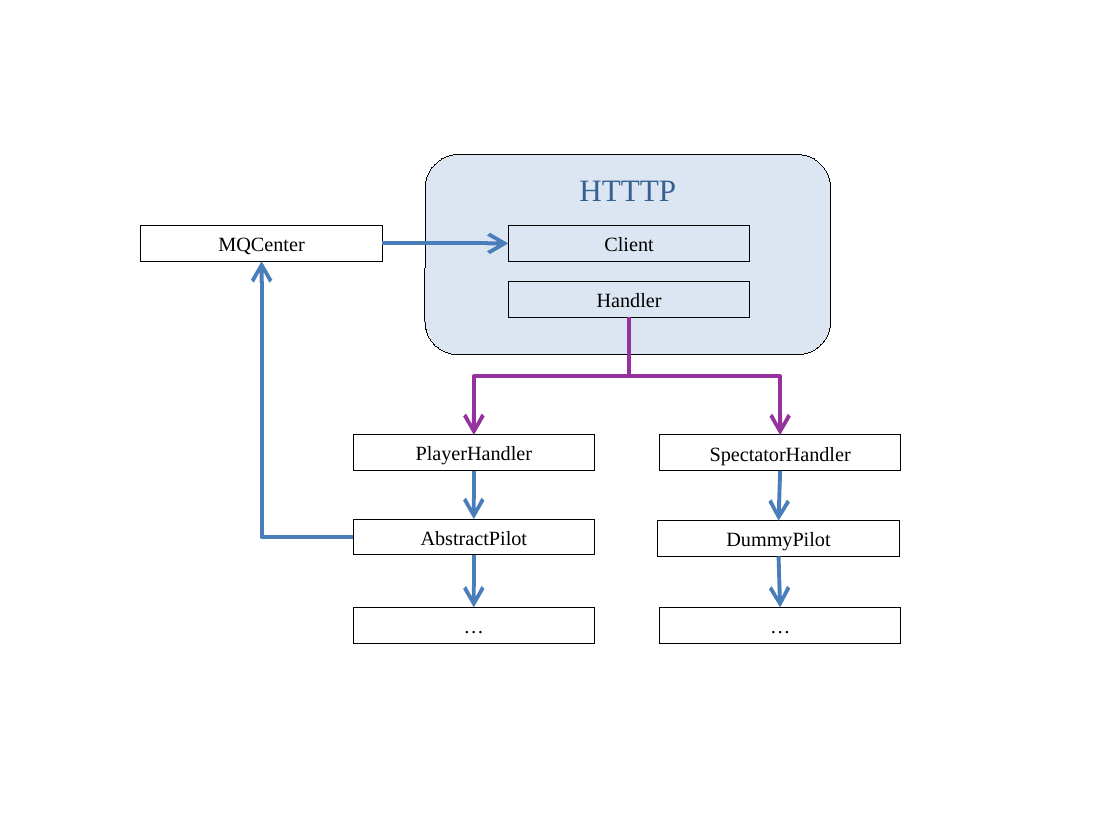
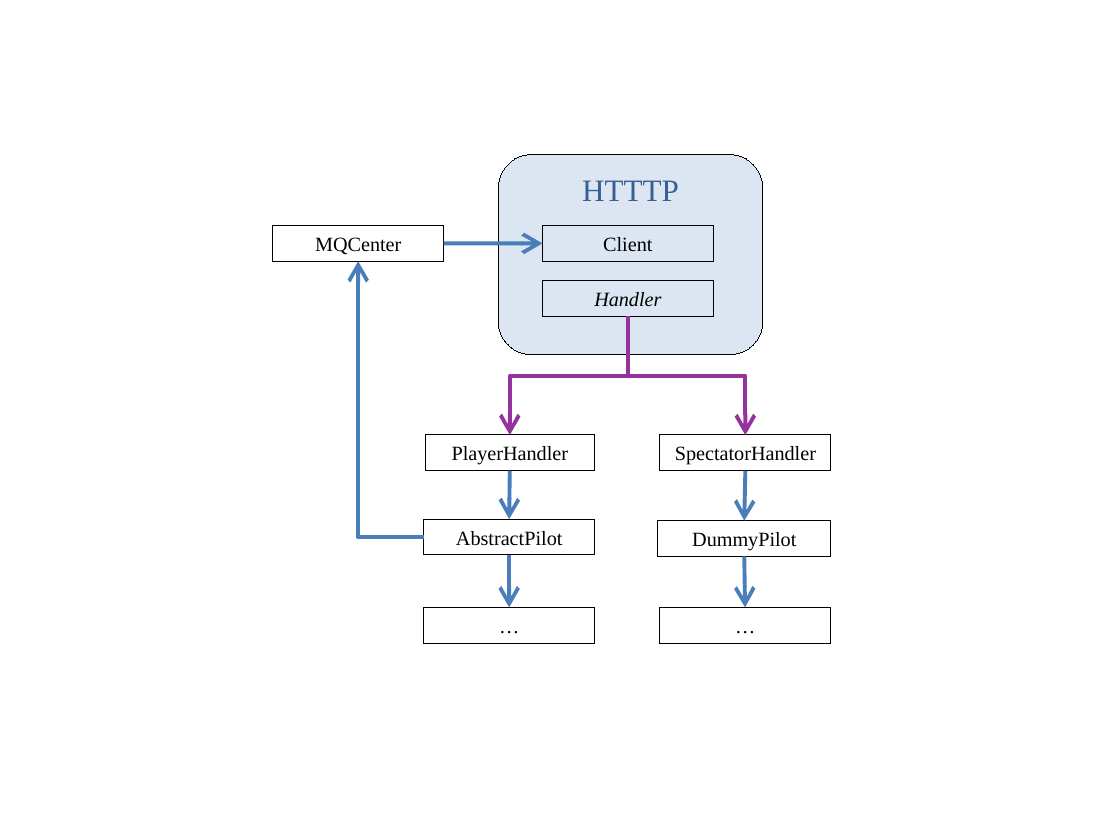
Before and after one commit to toonn/SilverSurfer, a slide deck: slide 5 of SilverSurferVerslag/Verslag demo 5/Klassendiagramma.pptx. Drawn at 1120x840 pixels with LibreOffice and Linux fonts; fonts in the diff are those of the drawing. Boxes give left, top, right and bottom in pixels: in the first picture for what was removed or moved away, otherwise in the second. Text is boxed around its words. In the diff, an @@ line names an element or a change of style, - is before the commit and + after.

```diff
--- a/SilverSurferVerslag/Verslag demo 5/Klassendiagramma.pptx
+++ b/SilverSurferVerslag/Verslag demo 5/Klassendiagramma.pptx
@@ rounded rectangle "HTTTP": place and size @@
-rounded rectangle "HTTTP" at <box>424,155,830,355</box>
+rounded rectangle "HTTTP" at <box>498,155,763,355</box>
@@ rectangle "MQCenter": place and size @@
-rectangle "MQCenter" at <box>141,225,383,261</box>
+rectangle "MQCenter" at <box>273,225,444,261</box>
@@ rectangle "Client": place and size @@
-rectangle "Client" at <box>508,225,750,261</box>
+rectangle "Client" at <box>542,225,712,261</box>
@@ elbow arrow moved from (353, 536) - (262, 261) to (423, 536) - (358, 261) @@
@@ arrow moved from (382, 243) - (508, 243) to (444, 243) - (542, 243) @@
@@ rectangle "Handler": place and size @@
-rectangle "Handler" at <box>508,281,750,317</box>
+rectangle "Handler" at <box>542,280,712,316</box>
@@ rectangle "Handler" at <box>542,280,712,316</box>: italic on @@
@@ elbow arrow moved from (629, 317) - (474, 435) to (628, 316) - (510, 435) @@
@@ elbow arrow moved from (629, 317) - (781, 435) to (628, 316) - (746, 435) @@
@@ rectangle "PlayerHandler": place and size @@
-rectangle "PlayerHandler" at <box>353,435,595,470</box>
+rectangle "PlayerHandler" at <box>424,435,594,470</box>
@@ rectangle "SpectatorHandler": place and size @@
-rectangle "SpectatorHandler" at <box>660,435,902,470</box>
+rectangle "SpectatorHandler" at <box>660,435,830,470</box>
@@ arrow moved from (474, 470) - (474, 519) to (510, 470) - (510, 519) @@
@@ arrow moved from (781, 470) - (778, 521) to (746, 470) - (745, 521) @@
@@ rectangle "AbstractPilot": place and size @@
-rectangle "AbstractPilot" at <box>353,519,595,554</box>
+rectangle "AbstractPilot" at <box>423,519,594,554</box>
@@ rectangle "DummyPilot": place and size @@
-rectangle "DummyPilot" at <box>657,521,899,557</box>
+rectangle "DummyPilot" at <box>657,521,830,557</box>
@@ arrow moved from (474, 554) - (474, 607) to (510, 554) - (510, 607) @@
@@ arrow moved from (778, 557) - (781, 607) to (745, 557) - (745, 607) @@
@@ rectangle "…": place and size @@
-rectangle "…" at <box>353,607,595,643</box>
+rectangle "…" at <box>423,607,594,643</box>
@@ rectangle "…": place and size @@
-rectangle "…" at <box>660,607,902,643</box>
+rectangle "…" at <box>660,607,831,643</box>
```
Also in this commit, not shown: 1 other slide changed, 8 other files.
